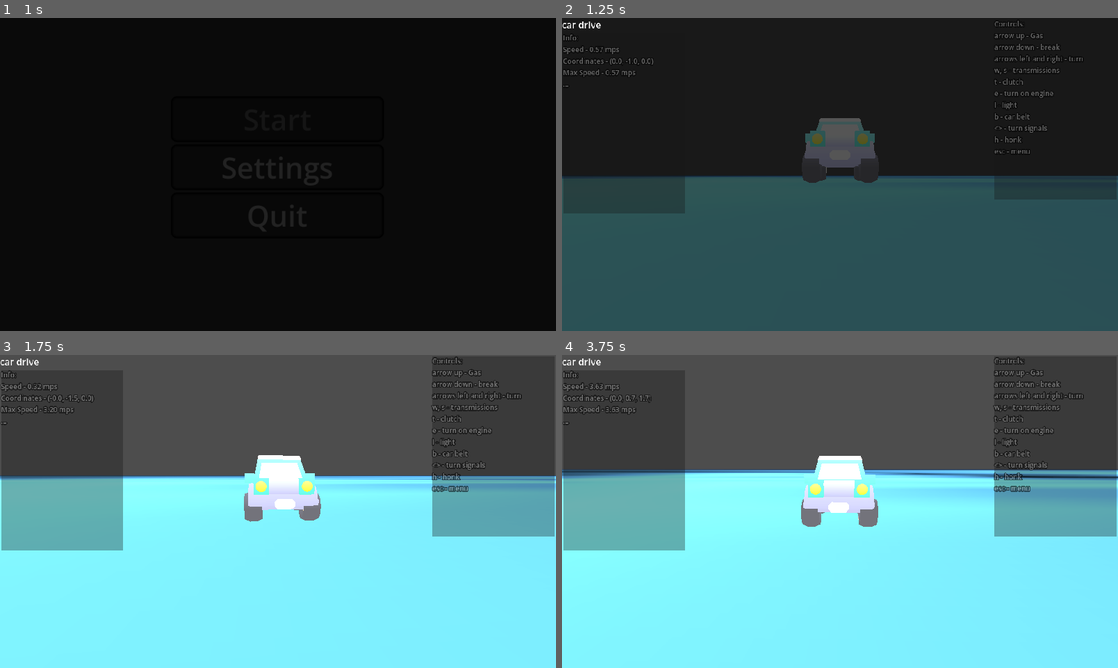
Above: before the commit, frames 1-4 (two rows, left to right).
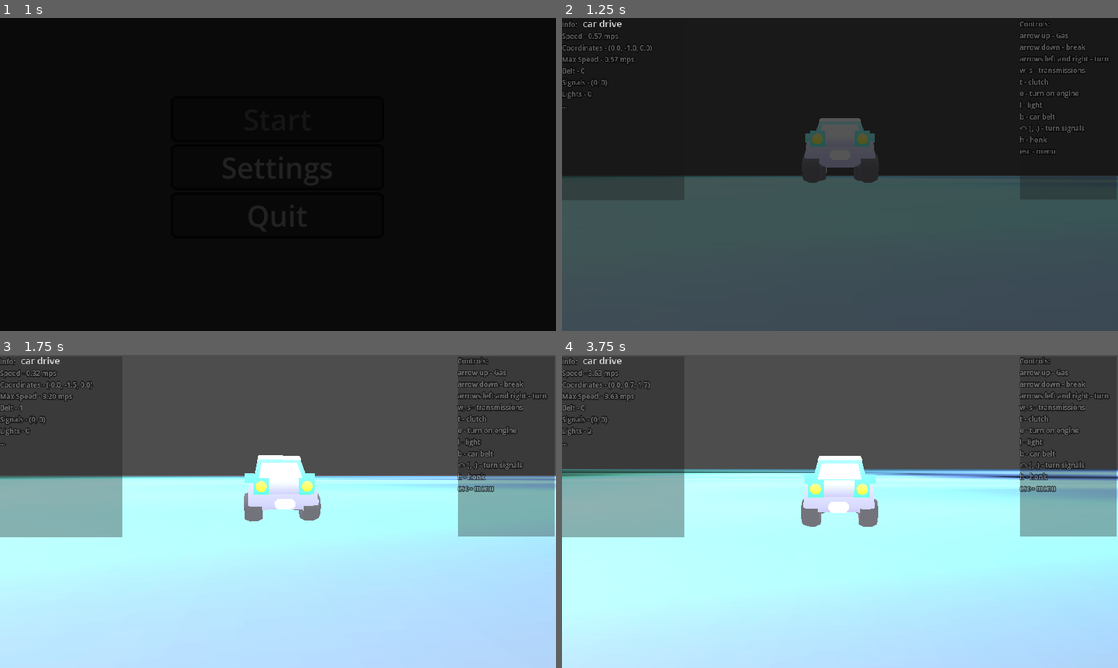
Above: after the commit, the same moments.

Repository: artemagant/JameGam
Game: Godot game, scene res://Scenes/Main/main.tscn
The game is run twice, just before and just after one commit, with the same random seed, the same clock (stepped at 60 frames per second) and the same inputs. The engine's default icon, where the game draws it, is replaced by a stand-in: a white triangle on a blue panel in a dark square.
Inputs (mouse positions are in pixels of both pictures, inside the frame that each line leads up to):
- Up to frame 1 (1 s): click "Start" at 0.5 s
- Up to frame 2 (1.25 s): no input
- Up to frame 3 (1.75 s): move the mouse to (305, 511) at 1.27 s; hold Up (up) from 1.28 s (still down); hold B (belt, bound only after the commit) from 1.28 s (still down); tap H (honk, bound only after the commit) at 1.55 s
- Up to frame 4 (3.75 s): keep holding Up (up); move the mouse to (812, 511) at 2.02 s; release B (belt, bound only after the commit) at 2.03 s; tap H (honk, bound only after the commit) at 2.1 s; tap L (lights, bound only after the commit) at 2.3 s; move the mouse to (851, 505) at 2.77 s; hold L (lights, bound only after the commit) 2.78-3.53 s; tap B (belt, bound only after the commit) at 3.05 s; move the mouse to (834, 517) at 3.52 s; tap R (fix) at 3.6 s

Frame 1 is identical in both runs. In frame 2, 2.7% of the frame differs, in the area x 0-99%, y 0-63%; in frame 3, 63%; in frame 4, 64%, in the area x 0-100%, y 0-100%.

Commit message:
Add more buttons, like: belt, honk, turn signals etc

Diff:
--- a/jame-gam/Scenes/Game/game.gd
+++ b/jame-gam/Scenes/Game/game.gd
@@ -12,6 +12,9 @@
 @onready var _position = car.position
 @onready var previous_position = _position
 var max_speed: float
+var belt: bool = false
+var turn_signals: = Vector2.ZERO
+var lights: int = 0
 
 func _ready() -> void:
 	update_ui_stats()
@@ -27,7 +30,10 @@
 		Speed - %.2f mps
 		Coordinates - (%.1f, %.1f, %.1f)
 		Max Speed - %.2f mps
-		..." %[speed, _position.x, _position.y, _position.z, max_speed]
+		Belt - %d
+		Signals - (%d, %d)
+		Lights - %d
+		..." %[speed, _position.x, _position.y, _position.z, max_speed, int(belt), turn_signals.x, turn_signals.y, lights]
 
 func change_speed() -> void:
 	var dist = _position.distance_to(previous_position)
@@ -50,3 +56,32 @@
 func return_to_menu():
 	ui.visible = false
 	main.return_to_menu_2()
+
+func honk():
+	print("honk")
+
+func signal_left():
+	if turn_signals == Vector2(1, 1):
+		return
+	if turn_signals == Vector2(1, 0):
+		turn_signals = Vector2.ZERO
+		return
+	turn_signals = Vector2(1, 0)
+func signal_right():
+	if turn_signals == Vector2(1, 1):
+		return
+	if turn_signals == Vector2(0, 1):
+		turn_signals = Vector2.ZERO
+		return
+	turn_signals = Vector2(0, 1)
+func signal_emergency():
+	if turn_signals == Vector2(1, 1):
+		turn_signals = Vector2.ZERO
+		return
+	turn_signals = Vector2(1,1)
+
+func lights_connect():
+	if lights == 2:
+		lights = 0
+		return
+	lights += 1
--- a/jame-gam/Scenes/Game/game.tscn
+++ b/jame-gam/Scenes/Game/game.tscn
@@ -1,23 +1,23 @@
 [gd_scene format=3 uid="uid://c0er2n5oh36t"]
 
 [ext_resource type="Script" uid="uid://b58desau1ovn3" path="res://Scenes/Game/game.gd" id="1_i1e5p"]
-[ext_resource type="Texture2D" uid="uid://baxybk8x45tje" path="res://icon.svg" id="2_qikps"]
 [ext_resource type="Texture2D" uid="uid://cuf402qw2hhyj" path="res://Sprites/vaz_2107.jpg" id="3_i1e5p"]
 [ext_resource type="PackedScene" uid="uid://cnh6ljnidsr7w" path="res://Scenes/Car/car.tscn" id="3_qikps"]
 [ext_resource type="PackedScene" uid="uid://bmh46qhptl0qk" path="res://Scenes/Menu_Game/menu_game.tscn" id="4_flgk0"]
 [ext_resource type="PackedScene" uid="uid://3e6yndw1osex" path="res://Scenes/Game_UI/ui.tscn" id="5_ciybh"]
+[ext_resource type="Texture2D" uid="uid://c7s5y6vn8b6bj" path="res://Sprites/colormap.png" id="5_flgk0"]
 
 [sub_resource type="PhysicsMaterial" id="PhysicsMaterial_ev4jc"]
 
 [sub_resource type="StandardMaterial3D" id="StandardMaterial3D_qikps"]
-albedo_texture = ExtResource("2_qikps")
+albedo_texture = ExtResource("5_flgk0")
 metallic = 1.0
 metallic_texture = ExtResource("3_i1e5p")
 metallic_texture_channel = 1
 roughness_texture = ExtResource("3_i1e5p")
 roughness_texture_channel = 1
 
-[sub_resource type="BoxMesh" id="BoxMesh_mv0hc"]
+[sub_resource type="BoxMesh" id="BoxMesh_vifcx"]
 material = SubResource("StandardMaterial3D_qikps")
 
 [sub_resource type="BoxShape3D" id="BoxShape3D_qxfds"]
--- a/jame-gam/Scenes/Game_UI/ui.tscn
+++ b/jame-gam/Scenes/Game_UI/ui.tscn
@@ -21,12 +21,14 @@
 [node name="UI" type="CanvasGroup" unique_id=1013923296]
 
 [node name="Game" type="Label" parent="." unique_id=430361927]
-offset_right = 40.0
-offset_bottom = 23.0
+offset_left = 36.0
+offset_top = -2.0
+offset_right = 104.0
+offset_bottom = 21.0
 text = "car drive"
 
 [node name="Panel" type="Panel" parent="." unique_id=1757160726]
-offset_left = 746.0
+offset_left = 790.0
 offset_top = 2.0
 offset_right = 957.0
 offset_bottom = 313.0
@@ -50,16 +52,15 @@
 e - turn on engine
 l - light
 b - car belt
-<> - turn signals
+<> (, .) - turn signals
 h - honk
 esc - menu"
 label_settings = SubResource("LabelSettings_5ntg7")
 
 [node name="Panel2" type="Panel" parent="." unique_id=1769679220]
-offset_left = 2.0
-offset_top = 26.0
-offset_right = 213.0
-offset_bottom = 337.0
+offset_top = 3.0
+offset_right = 211.0
+offset_bottom = 314.0
 theme_override_styles/panel = SubResource("StyleBoxFlat_rkyvi")
 metadata/_edit_group_ = true
 
@@ -71,7 +72,10 @@
 text = "Info:
 Speed -
 Coordinates -
-Max Speed -"
+Max Speed -
+Belt -
+Signals -
+..."
 label_settings = SubResource("LabelSettings_aa8u4")
 
 [node name="Menu" type="Control" parent="." unique_id=1198609646]
@@ -80,11 +84,11 @@
 offset_right = 40.0
 offset_bottom = 40.0
 
-[node name="Node" type="Node2D" parent="." unique_id=1395394327]
+[node name="Phone_Buttons" type="Node2D" parent="." unique_id=1395394327]
 position = Vector2(-1, -30)
 metadata/_edit_group_ = true
 
-[node name="Up" type="TouchScreenButton" parent="Node" unique_id=2121372585]
+[node name="Up" type="TouchScreenButton" parent="Phone_Buttons" unique_id=2121372585]
 position = Vector2(803, 420)
 scale = Vector2(0.7, 0.7)
 texture_normal = ExtResource("1_5ntg7")
@@ -93,7 +97,7 @@
 action = "up"
 visibility_mode = 1
 
-[node name="Down" type="TouchScreenButton" parent="Node" unique_id=966324063]
+[node name="Down" type="TouchScreenButton" parent="Phone_Buttons" unique_id=966324063]
 position = Vector2(694, 422.00003)
 scale = Vector2(0.7, 0.7)
 texture_normal = ExtResource("1_5ntg7")
@@ -102,7 +106,7 @@
 action = "down"
 visibility_mode = 1
 
-[node name="Left" type="TouchScreenButton" parent="Node" unique_id=511179016]
+[node name="Left" type="TouchScreenButton" parent="Phone_Buttons" unique_id=511179016]
 position = Vector2(70, 438)
 scale = Vector2(0.7, 0.7)
 texture_normal = ExtResource("1_5ntg7")
@@ -111,7 +115,7 @@
 action = "left"
 visibility_mode = 1
 
-[node name="Right" type="TouchScreenButton" parent="Node" unique_id=1371538749]
+[node name="Right" type="TouchScreenButton" parent="Phone_Buttons" unique_id=1371538749]
 position = Vector2(184, 431)
 scale = Vector2(0.7, 0.7)
 texture_normal = ExtResource("1_5ntg7")
@@ -119,3 +123,66 @@
 passby_press = true
 action = "right"
 visibility_mode = 1
+
+[node name="ESC" type="TouchScreenButton" parent="Phone_Buttons" unique_id=1614046851]
+position = Vector2(910, 35)
+scale = Vector2(0.35937402, 0.36718738)
+texture_normal = ExtResource("1_5ntg7")
+shape = SubResource("RectangleShape2D_aa8u4")
+passby_press = true
+action = "exit"
+visibility_mode = 1
+
+[node name="Belt" type="TouchScreenButton" parent="Phone_Buttons" unique_id=1458653585]
+position = Vector2(24, 294)
+scale = Vector2(0.42968744, 0.36406276)
+texture_normal = ExtResource("1_5ntg7")
+shape = SubResource("RectangleShape2D_aa8u4")
+passby_press = true
+action = "belt"
+visibility_mode = 1
+
+[node name="Lights" type="TouchScreenButton" parent="Phone_Buttons" unique_id=1718566869]
+position = Vector2(112, 324)
+scale = Vector2(0.42968744, 0.36406276)
+texture_normal = ExtResource("1_5ntg7")
+shape = SubResource("RectangleShape2D_aa8u4")
+passby_press = true
+action = "lights"
+visibility_mode = 1
+
+[node name="Honk" type="TouchScreenButton" parent="Phone_Buttons" unique_id=1689636599]
+position = Vector2(847, 293.00003)
+scale = Vector2(0.3874995, 0.41875008)
+texture_normal = ExtResource("1_5ntg7")
+shape = SubResource("RectangleShape2D_aa8u4")
+passby_press = true
+action = "honk"
+visibility_mode = 1
+
+[node name="Turn_Left" type="TouchScreenButton" parent="Phone_Buttons" unique_id=125241084]
+position = Vector2(724, 342.00003)
+scale = Vector2(0.3874995, 0.41875008)
+texture_normal = ExtResource("1_5ntg7")
+shape = SubResource("RectangleShape2D_aa8u4")
+passby_press = true
+action = "turn_left"
+visibility_mode = 1
+
+[node name="Turn_Right" type="TouchScreenButton" parent="Phone_Buttons" unique_id=1113148505]
+position = Vector2(793, 341)
+scale = Vector2(0.3874995, 0.41875008)
+texture_normal = ExtResource("1_5ntg7")
+shape = SubResource("RectangleShape2D_aa8u4")
+passby_press = true
+action = "turn_right"
+visibility_mode = 1
+
+[node name="Emergency_Lights" type="TouchScreenButton" parent="Phone_Buttons" unique_id=1001401609]
+position = Vector2(897.00006, 355)
+scale = Vector2(0.3874995, 0.41875008)
+texture_normal = ExtResource("1_5ntg7")
+shape = SubResource("RectangleShape2D_aa8u4")
+passby_press = true
+action = "emergency_lights"
+visibility_mode = 1
--- a/jame-gam/Scenes/Main/main.gd
+++ b/jame-gam/Scenes/Main/main.gd
@@ -78,3 +78,15 @@
 		if event.is_action_pressed("exit"):
 			game.show_menu()
 			Input.mouse_mode = Input.MOUSE_MODE_VISIBLE
+		if event.is_action_pressed("belt"):
+			game.belt = !game.belt
+		if event.is_action_pressed("honk"):
+			game.honk()
+		if event.is_action_pressed("emergency_lights"):
+			game.signal_emergency()
+		if event.is_action_pressed("turn_left"):
+			game.signal_left()
+		if event.is_action_pressed("turn_right"):
+			game.signal_right()
+		if event.is_action_pressed("lights"):
+			game.lights_connect()
--- a/jame-gam/project.godot
+++ b/jame-gam/project.godot
@@ -25,7 +25,7 @@
 window/size/viewport_height=540
 window/subwindows/embed_subwindows=false
 window/stretch/mode="viewport"
-window/stretch/scale_mode="integer"
+window/stretch/aspect="keep_width"
 
 [input]
 
@@ -64,6 +64,35 @@
 "events": [Object(InputEventKey,"resource_local_to_scene":false,"resource_name":"","device":-1,"window_id":0,"alt_press …(192 unchanged characters)…
 ]
 }
+belt={
+"deadzone": 0.2,
+"events": [Object(InputEventKey,"resource_local_to_scene":false,"resource_name":"","device":0,"window_id":0,"alt_pressed":false,"shift_pressed":false,"ctrl_pressed":false,"meta_pressed":false,"pressed":false,"keycode":0,"physical_keycode":66,"key_label":0,"unicode":0,"location":0,"echo":false,"script":null)
+]
+}
+honk={
+"deadzone": 0.2,
+"events": [Object(InputEventKey,"resource_local_to_scene":false,"resource_name":"","device":0,"window_id":0,"alt_pressed":false,"shift_pressed":false,"ctrl_pressed":false,"meta_pressed":false,"pressed":false,"keycode":0,"physical_keycode":72,"key_label":0,"unicode":0,"location":0,"echo":false,"script":null)
+]
+}
+turn_left={
+"deadzone": 0.2,
+"events": [Object(InputEventKey,"resource_local_to_scene":false,"resource_name":"","device":0,"window_id":0,"alt_pressed":false,"shift_pressed":false,"ctrl_pressed":false,"meta_pressed":false,"pressed":false,"keycode":0,"physical_keycode":44,"key_label":0,"unicode":0,"location":0,"echo":false,"script":null)
+]
+}
+turn_right={
+"deadzone": 0.2,
+"events": [Object(InputEventKey,"resource_local_to_scene":false,"resource_name":"","device":0,"window_id":0,"alt_pressed":false,"shift_pressed":false,"ctrl_pressed":false,"meta_pressed":false,"pressed":false,"keycode":0,"physical_keycode":46,"key_label":0,"unicode":0,"location":0,"echo":false,"script":null)
+]
+}
+emergency_lights={
+"deadzone": 0.2,
+"events": []
+}
+lights={
+"deadzone": 0.2,
+"events": [Object(InputEventKey,"resource_local_to_scene":false,"resource_name":"","device":0,"window_id":0,"alt_pressed":false,"shift_pressed":false,"ctrl_pressed":false,"meta_pressed":false,"pressed":false,"keycode":0,"physical_keycode":76,"key_label":0,"unicode":0,"location":0,"echo":false,"script":null)
+]
+}
 
 [physics]
 
Not shown: 1 places in jame-gam/Scenes/Game/game.tscn that only renumber resources
Not shown, changed: jame-gam/Sprites/colormap.png.import
Not shown, changed: jame-gam/Sprites/vaz_2107.jpg.import
Not shown, changed: jame-gam/export_presets.cfg
Not shown, changed: jame-gam/icon.svg.import
Not shown, added: JameGam.apk
